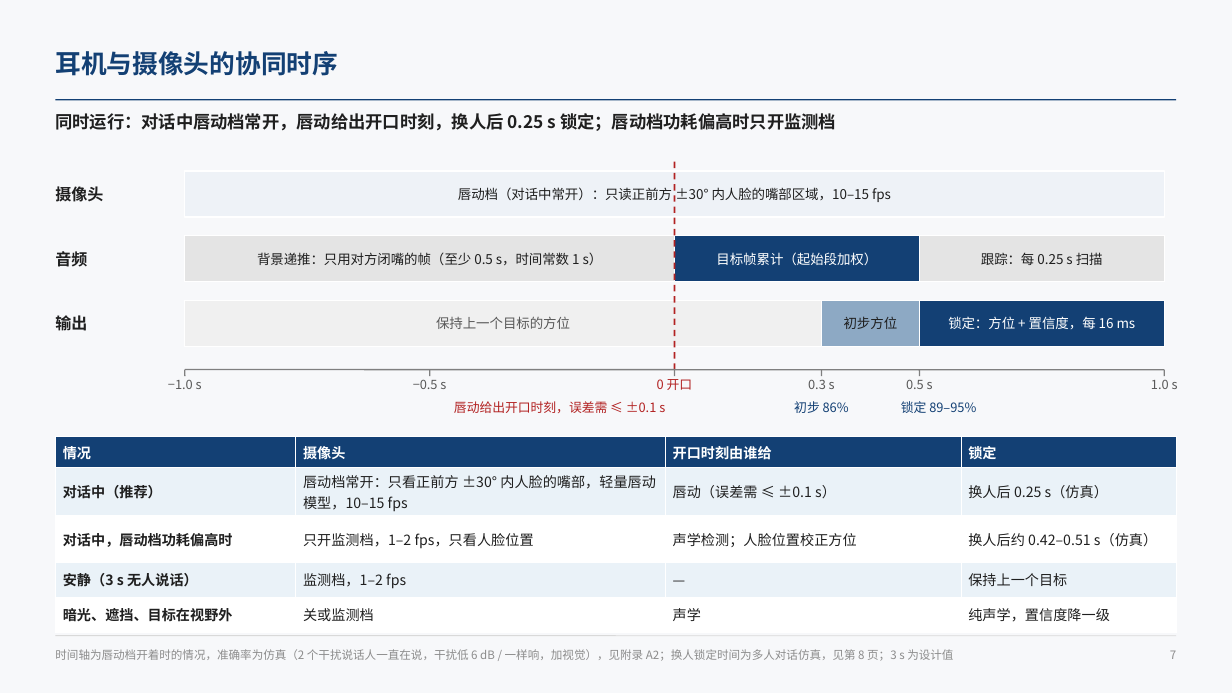
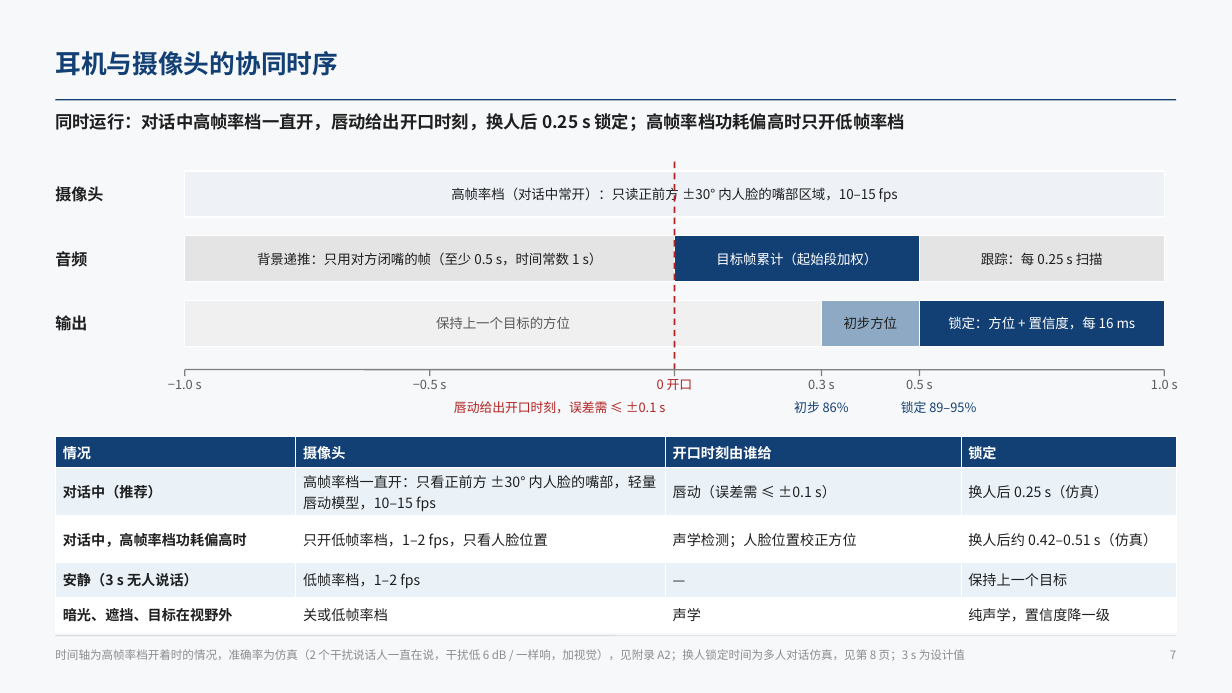
Before and after one commit to ZeroFoxxi/ssl-scene1, a slide deck: slide 7 of 02_耳机声源定位/耳机摄像头听觉辅助_整体设计方案.pptx. Drawn at 1232x693 pixels with LibreOffice and Linux fonts; fonts in the diff are those of the drawing. Boxes give left, top, right and bottom in pixels: in the first picture for what was removed or moved away, otherwise in the second. Text is boxed around its words. In the diff, an @@ line names an element or a change of style, - is before the commit and + after.

```diff
--- a/02_耳机声源定位/耳机摄像头听觉辅助_整体设计方案.pptx
+++ b/02_耳机声源定位/耳机摄像头听觉辅助_整体设计方案.pptx
@@ text at (x1=55, y1=113, x2=905, y2=131): text changed @@
-同时运行：对话中唇动档常开，唇动给出开口时刻，换人后 0.25 s 锁定；唇动档功耗偏高时只开监测档
+同时运行：对话中高帧率档一直开，唇动给出开口时刻，换人后 0.25 s 锁定；高帧率档功耗偏高时只开低帧率档
@@ text at (x1=451, y1=185, x2=898, y2=202): text changed @@
-唇动档（对话中常开）：只读正前方 ±30° 内人脸的嘴部区域，10–15 fps
+高帧率档（对话中常开）：只读正前方 ±30° 内人脸的嘴部区域，10–15 fps
@@ table at (x1=55, y1=436, x2=1177, y2=626) @@
-row 2, column 2: 唇动档常开：只看正前方 ±30° 内人脸的嘴部，轻量唇动模型，10–15 fps
+row 2, column 2: 高帧率档一直开：只看正前方 ±30° 内人脸的嘴部，轻量唇动模型，10–15 fps
-row 3, column 1: 对话中，唇动档功耗偏高时
+row 3, column 1: 对话中，高帧率档功耗偏高时
-row 3, column 2: 只开监测档，1–2 fps，只看人脸位置
+row 3, column 2: 只开低帧率档，1–2 fps，只看人脸位置
-row 4, column 2: 监测档，1–2 fps
+row 4, column 2: 低帧率档，1–2 fps
-row 5, column 2: 关或监测档
+row 5, column 2: 关或低帧率档
@@ text at (x1=55, y1=649, x2=965, y2=661): text changed @@
-时间轴为唇动档开着时的情况，准确率为仿真（2 个干扰说话人一直在说，干扰低 6 dB / 一样响，加视觉），见附录 A2；换人锁定时间为多人对话仿真，见第 8 页；3 s 为设计值
+时间轴为高帧率档开着时的情况，准确率为仿真（2 个干扰说话人一直在说，干扰低 6 dB / 一样响，加视觉），见附录 A2；换人锁定时间为多人对话仿真，见第 8 页；3 s 为设计值
```
Also in this commit, not shown: 10 other slides changed, 1 slide added, 12 other files.
